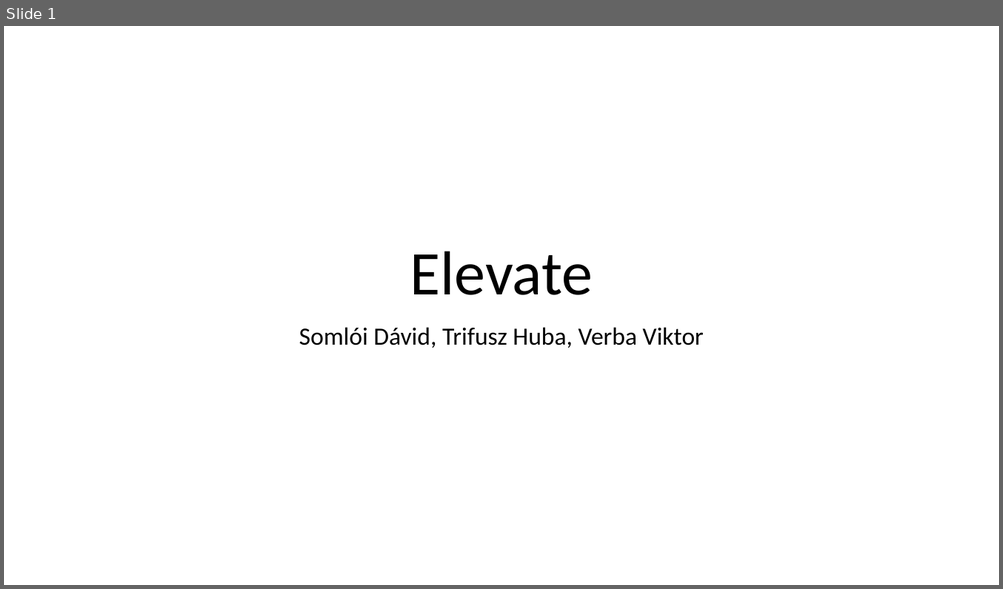
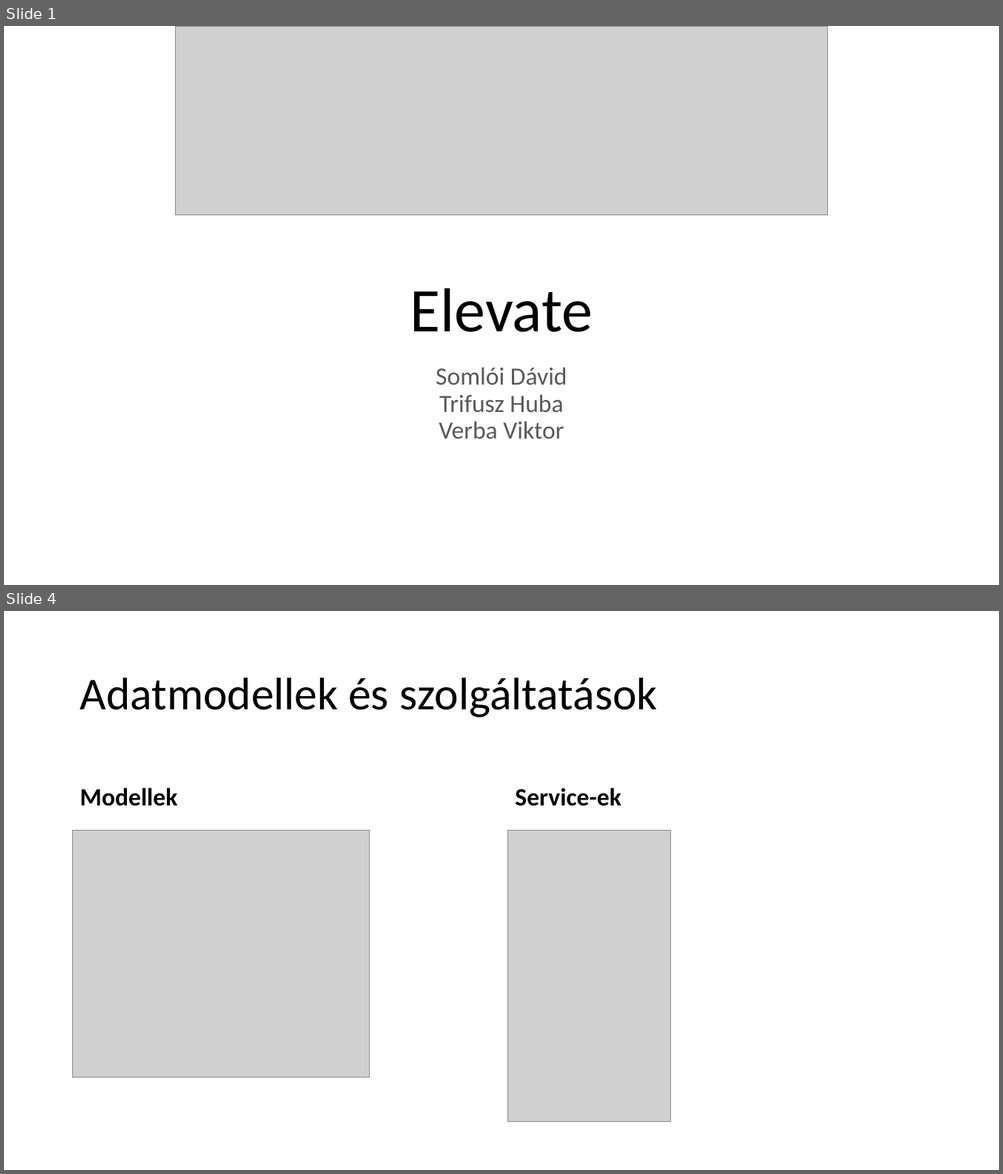
Before and after one commit to hubatrifusz/elevate, a slide deck: zarodolgozat.pptx. Shown one above the other, each under a label of ours: slide 1 before the commit, slides 1 and 4 after it; the slides between them are not shown. The pictures are 1003x589 and 1003x1174 pixels, drawn with LibreOffice and Linux fonts; fonts in the diff are those of the drawing; grey boxes stand for pictures; background and template pictures are left out. Boxes give left, top, right and bottom in pixels: in the first picture for what was removed or moved away, otherwise in the second. Text is boxed around its words. In the diff, an @@ line names an element or a change of style, - is before the commit and + after.

```diff
--- a/zarodolgozat.pptx
+++ b/zarodolgozat.pptx
@@ slide 4 added at (4, 611, 999, 1170), background #FFFFFF @@
@@ title added at (80, 678, 657, 718), 44 pt, text #000000 @@
+Adatmodellek és szolgáltatások
@@ text added at (80, 788, 178, 806), 24 pt, text #000000, bold @@
+Modellek
@@ text added at (515, 788, 620, 806), 24 pt, text #000000, bold @@
+Service-ek
@@ picture added at (72, 831, 369, 1078) @@
@@ picture added at (508, 831, 671, 1123) @@
@@ slide 1 changed as well @@
@@ picture added at (176, 26, 828, 215) @@
@@ title "Elevate": place and size @@
-title "Elevate" at (410, 251, 593, 295)
+title "Elevate" at (410, 288, 593, 332)
@@ subtitle at (435, 367, 567, 439): text changed; text colour #000000 to #595959 @@
-Somlói Dávid, Trifusz Huba, Verba Viktor
+Somlói Dávid
+Trifusz Huba
+Verba Viktor
```
Also in this commit, not shown: 8 other slides added.
